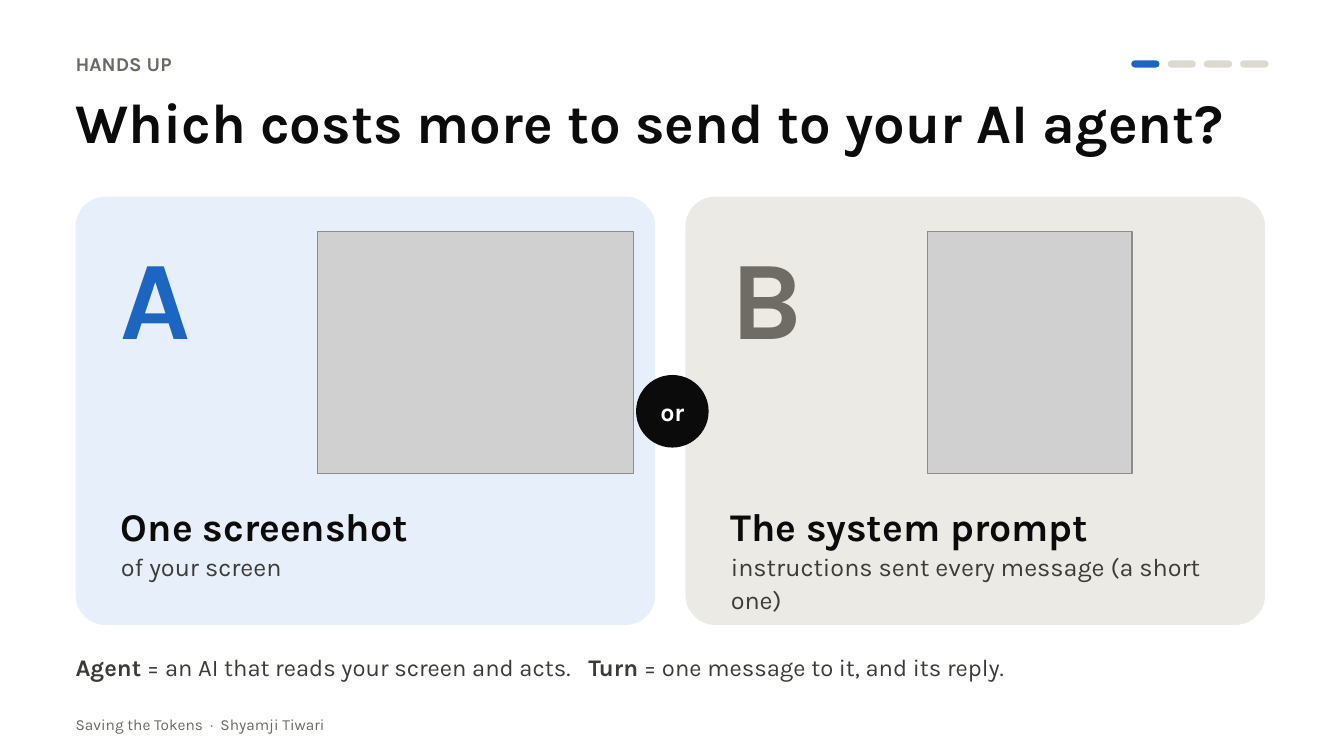
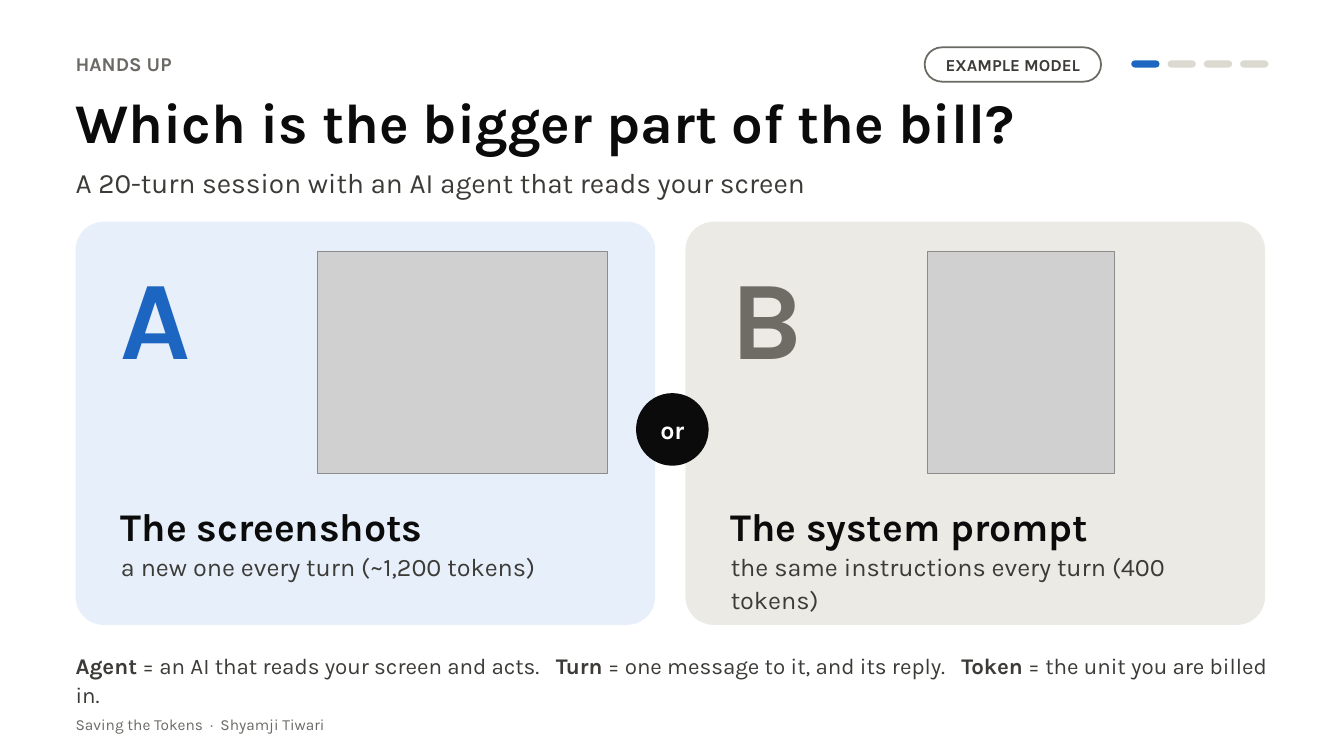
Before and after one commit to SwarnaRavali/agentic-ai-26, a slide deck: slide 2 of Saving-the-Tokens/slides/Saving_the_Tokens.pptx. Drawn at 1344x756 pixels with LibreOffice and Linux fonts; fonts in the diff are those of the drawing; grey boxes stand for pictures. Boxes give left, top, right and bottom in pixels: in the first picture for what was removed or moved away, otherwise in the second. Text is boxed around its words. In the diff, an @@ line names an element or a change of style, - is before the commit and + after.

Commit message:
Saving the Tokens: Colab-first setup, corrected numbers, new slides and scripts

```diff
--- a/Saving-the-Tokens/slides/Saving_the_Tokens.pptx
+++ b/Saving-the-Tokens/slides/Saving_the_Tokens.pptx
@@ rounded rectangle added at (925,47,1101,82), fill #FFFFFF, outline #6B6963 1.25 pt, 12 pt, text #3C3B38, bold @@
+EXAMPLE MODEL
@@ text at (76,103,1014,157): text changed @@
-Which costs more to send to your AI agent?
+Which is the bigger part of the bill?
@@ text added at (76,173,805,200), 20 pt, text #3C3B38 @@
+A 20-turn session with an AI agent that reads your screen
@@ rounded rectangle: place and size @@
-rounded rectangle at (76,197,655,625)
+rounded rectangle at (76,222,655,625)
@@ rounded rectangle: place and size @@
-rounded rectangle at (686,197,1265,625)
+rounded rectangle at (686,222,1265,625)
@@ 2 texts, 1 ellipse: place and size @@
-2 texts, 1 ellipse at (121,266,804,448)
+2 texts, 1 ellipse at (121,286,804,466)
@@ picture: place and size @@
-picture at (318,232,634,474)
+picture at (318,252,608,474)
@@ picture: place and size @@
-picture at (928,232,1132,474)
+picture at (928,252,1115,474)
@@ text at (121,514,423,542): text changed @@
-One screenshot
+The screenshots
@@ text at (121,558,535,582): text changed @@
-of your screen
+a new one every turn (~1,200 tokens)
@@ text at (731,558,1165,612): text changed @@
-instructions sent every message (a short one)
+the same instructions every turn (400 tokens)
@@ text at (76,658,1267,703): text changed; size 17 to 16 pt @@
-Agent = an AI that reads your screen and acts. Turn = one message to it, and its reply.
+Agent = an AI that reads your screen and acts. Turn = one message to it, and its reply. Token = the unit you are billed in.
```
Also in this commit, not shown: 17 other slides changed, 11 other files.
